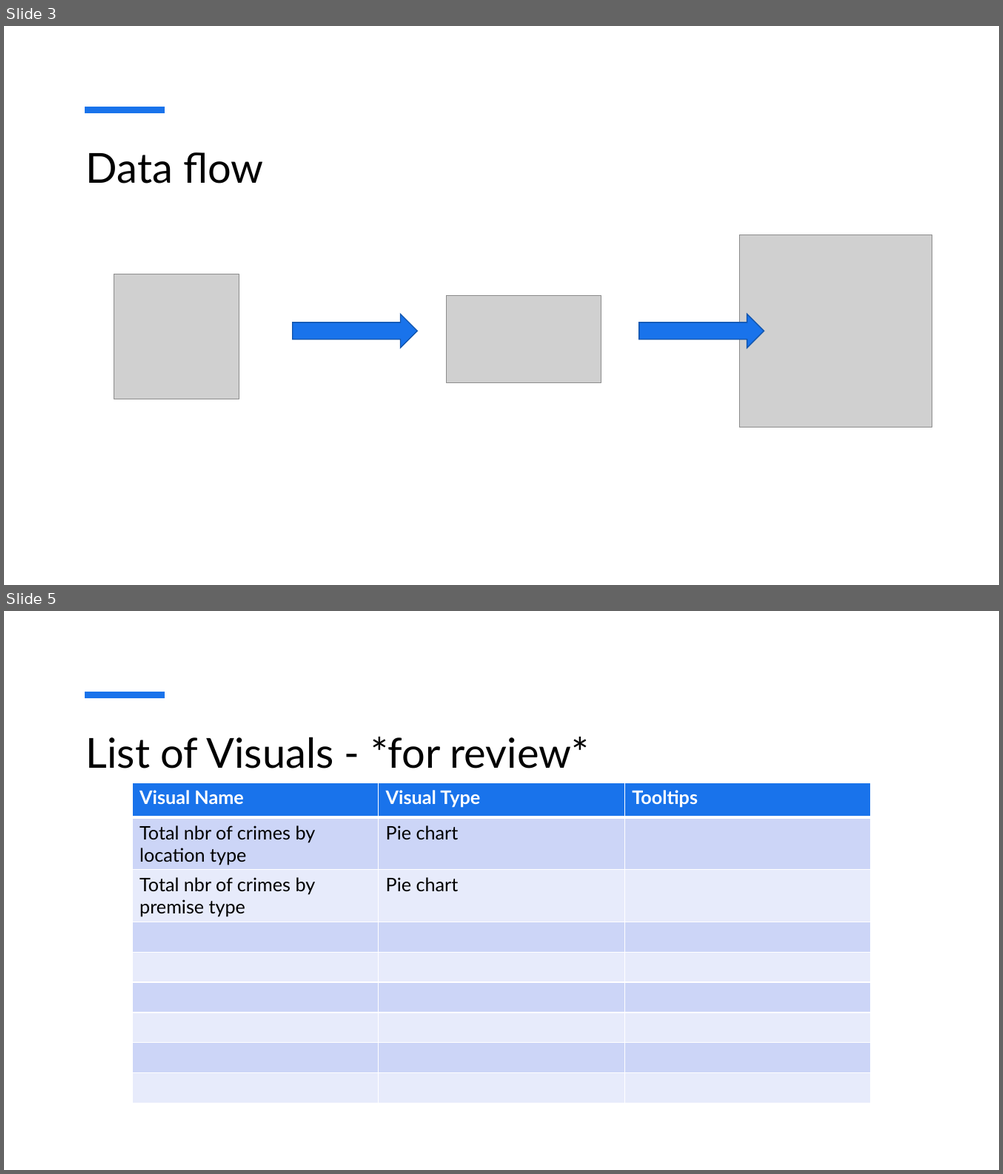
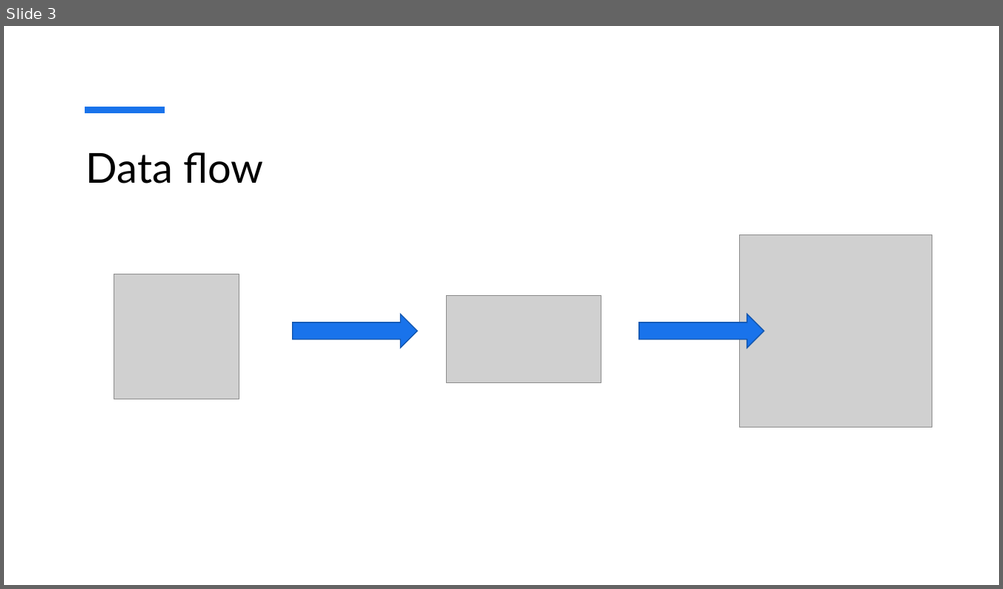
Before and after one commit to MickMarch/Canadian_Homelessness_Analysis, a slide deck: Dashboard_Mockup.pptx. Shown one above the other, each under a label of ours: slides 3 and 5 before the commit, slide 3 after it; the slides between them are not shown. The pictures are 1003x1174 and 1003x589 pixels, drawn with LibreOffice and Linux fonts; fonts in the diff are those of the drawing; grey boxes stand for pictures. Boxes give left, top, right and bottom in pixels: in the first picture for what was removed or moved away, otherwise in the second. Text is boxed around its words. In the diff, an @@ line names an element or a change of style, - is before the commit and + after.

Commit message:
Added visual to dashboard

```diff
--- a/Dashboard_Mockup.pptx
+++ b/Dashboard_Mockup.pptx
@@ slide 5 removed at [4,611,999,1170], background #FFFFFF; not listed: 1 template element that a slide beside it also shows @@
@@ title removed at [86,736,589,769] @@
-List of Visuals - *for review*
@@ table removed at [132,783,871,1103], 9 rows, 3 columns @@
-Visual Name | Visual Type | Tooltips
-Total nbr of crimes by location type | Pie chart | 
-Total nbr of crimes by premise type | Pie chart | 
- |  | 
- |  | 
- |  | 
- |  | 
- |  | 
- |  | 
```
Also in this commit, not shown: 2 slides changed, 1 other slide removed.
